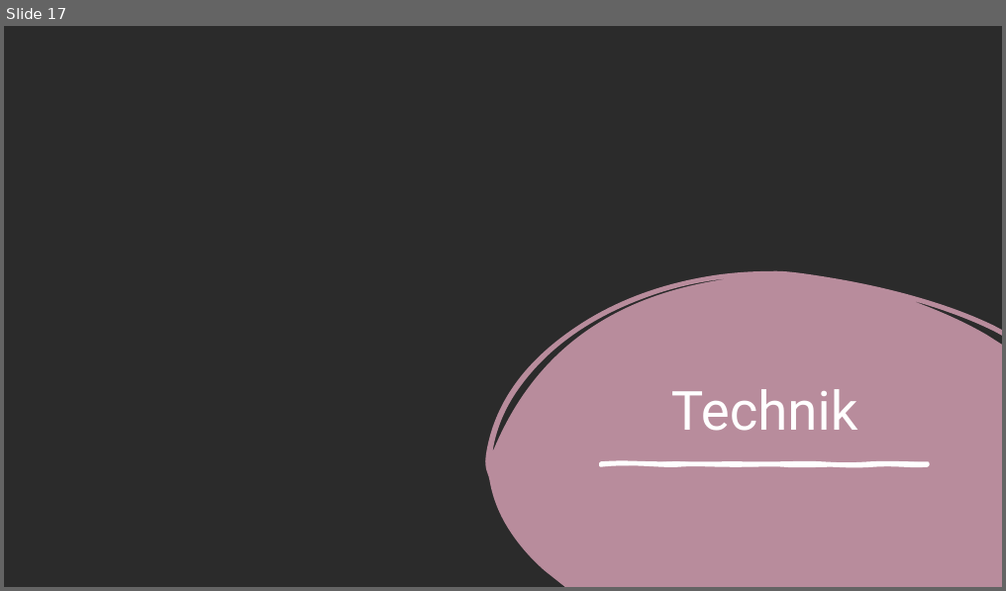
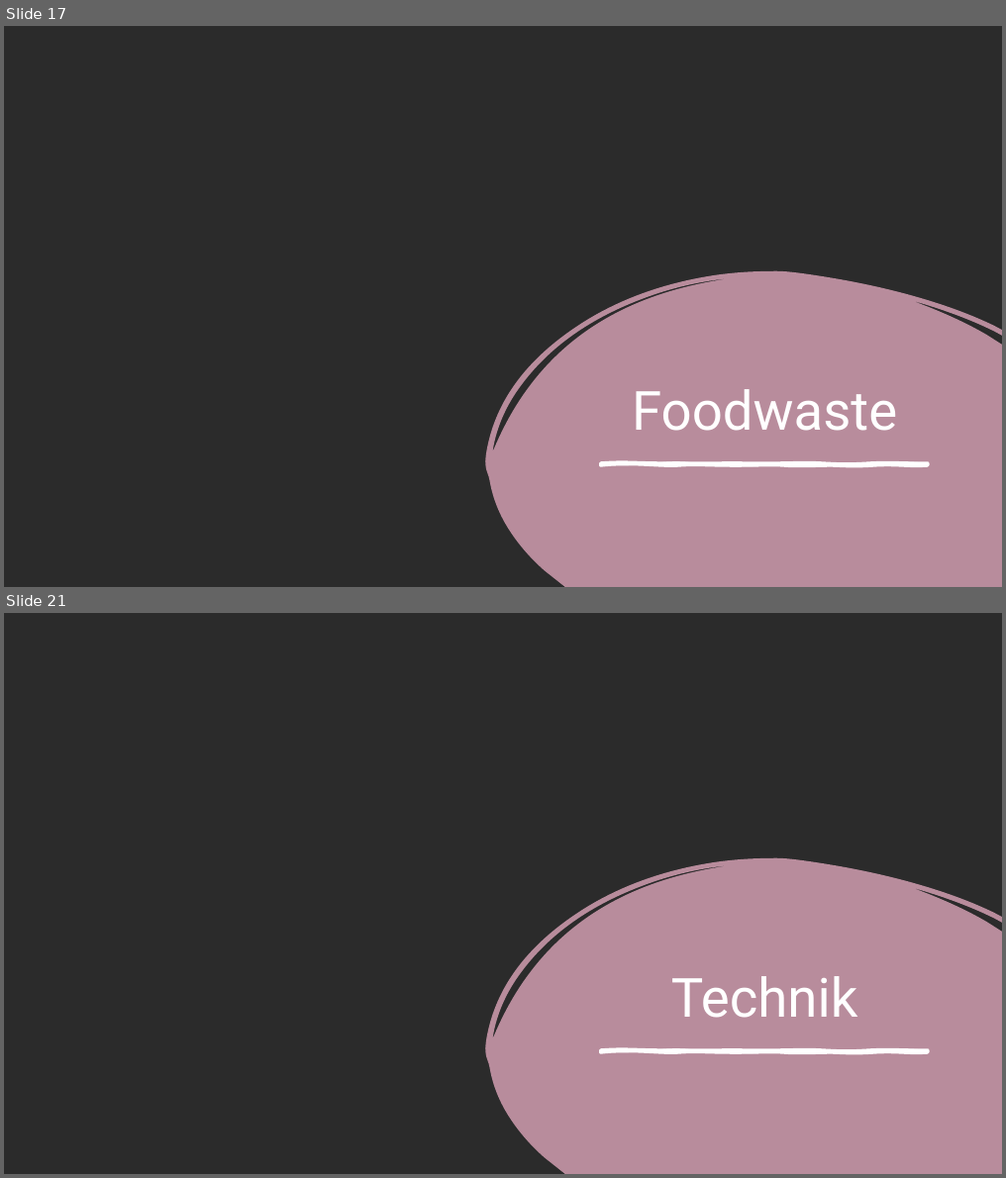
Before and after one commit to linkna/IM-Projekt, a slide deck: Statistiken/Wichtigste_Statistiken.pptx. Shown one above the other, each under a label of ours: slide 17 before the commit, slides 17 and 21 after it; the slides between them are not shown. The pictures are 1006x591 and 1006x1178 pixels, drawn with LibreOffice and Linux fonts; fonts in the diff are those of the drawing; background and template pictures are left out; a plain dark background stands for a picture behind light text. Boxes give left, top, right and bottom in pixels: in the first picture for what was removed or moved away, otherwise in the second. Text is boxed around its words. In the diff, an @@ line names an element or a change of style, - is before the commit and + after.

```diff
--- a/Statistiken/Wichtigste_Statistiken.pptx
+++ b/Statistiken/Wichtigste_Statistiken.pptx
@@ slide 17 added at <box>4,26,1002,587</box>, background picture (left out) @@
@@ rectangle added at <box>4,26,1002,587</box>, fill #FFFFFF @@
@@ freeform shape added at <box>485,272,1002,587</box>, fill #C696A8 at 91% opacity @@
@@ title added at <box>632,389,897,431</box>, 52 pt, text #FFFFFF @@
+Foodwaste
@@ freeform shape added at <box>601,464,928,467</box>, fill #FFFFFF, outline #FFFFFF 3 pt @@
@@ what was slide 17 is now slide 21 @@
```
Also in this commit, not shown: 3 other slides added.
